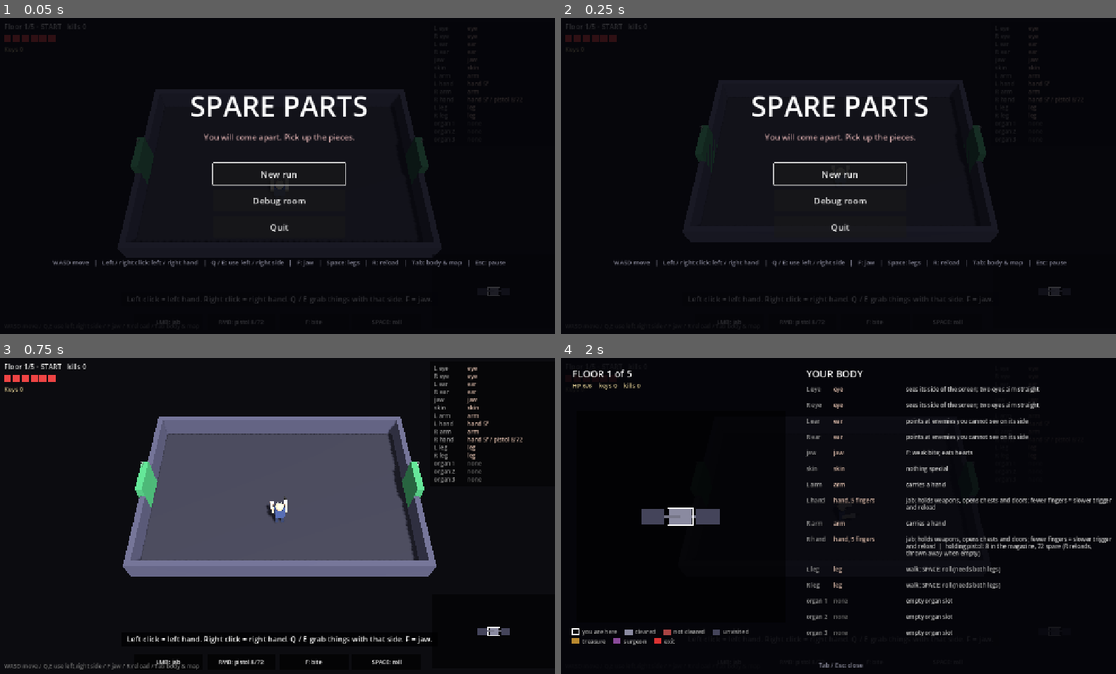
Above: before the commit, frames 1-4 (two rows, left to right).
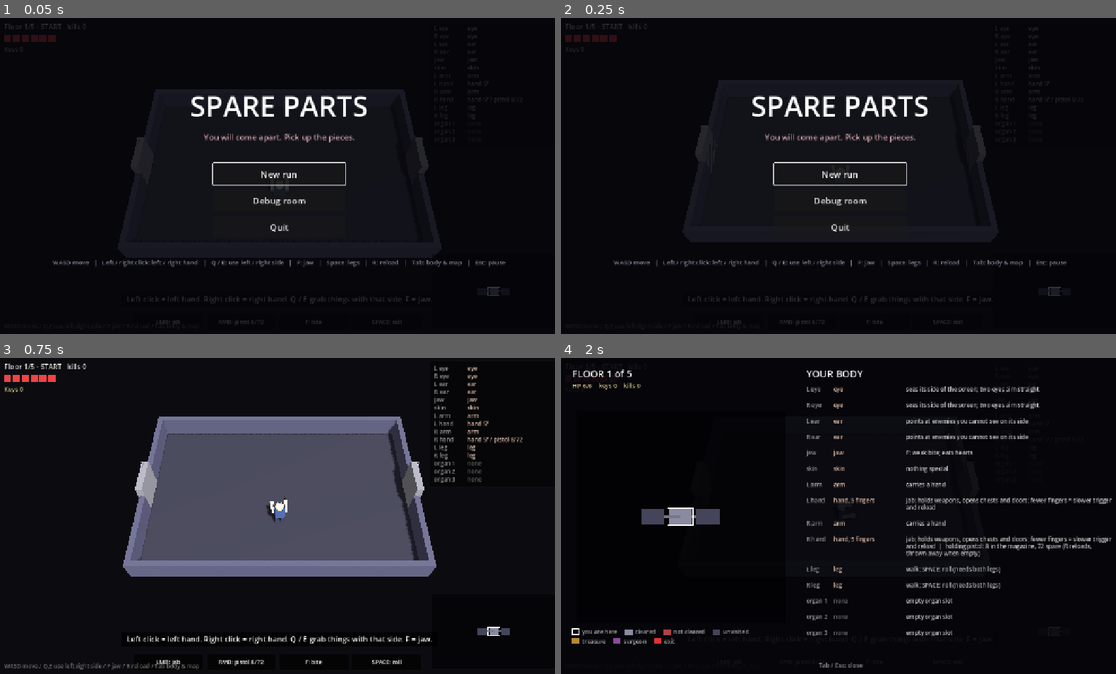
Above: after the commit, the same moments.

Repository: tellmemoree/body-part
Game: Godot game, scene res://main.tscn
Two runs of this game, one before a commit and one after it. Both use one fixed random seed, a clock stepped at 60 frames per second and the inputs below.
Inputs (mouse positions are in pixels of both pictures, inside the frame that each line leads up to):
- Up to frame 1 (0.05 s): no input
- Up to frame 2 (0.25 s): no input
- Up to frame 3 (0.75 s): click "New run" at 0.5 s
- Up to frame 4 (2 s): tap Enter at 1.25 s; move the mouse to (966, 500) at 1.27 s; hold D from 1.28 s (still down); tap Tab at 1.35 s; click (966, 500) at 1.42 s; tap Space at 1.52 s

The runs differ from the first frame. In frame 3, 0.7% of the frame differs, in the area x 24-77%, y 32-48%; in frame 4, less than 0.1%.

Commit message:
Doors to unknown rooms are plain grey, colour follows the label
Co-Authored-By: Claude Fable 5.2 <noreply@anthropic.com>

Diff:
--- a/data.gd
+++ b/data.gd
@@ -193,4 +193,5 @@
 	"dark": "DARK - better loot",
 	"elite": "ELITE - big guy, big reward",
 }
+const DOOR_UNKNOWN := "707078"  # door to a room the player cannot identify yet ("?")
 const DOOR_COLOR := {"start": "55556a", "debug": "55556a", "exit": "dd3333", "fight": "3a8a5a", "treasure": "b9892f", "surgeon": "8a4a9a", "dark": "2a2a44", "elite": "aa5522"}
--- a/game.gd
+++ b/game.gd
@@ -909,10 +909,12 @@
 	next_floor()
 	say("Floor %d of %d." % [floor_n, FLOORS])
 
+# Whether the player can tell what a room is before entering: decides the door label and colour.
+func room_known(r: Dictionary) -> bool:
+	return r.visited or r.type in ["treasure", "surgeon", "exit", "start"] or has_type(["le", "re"], "keyhole")
+
 func room_label(r: Dictionary) -> String:
-	if r.visited or r.type in ["treasure", "surgeon", "exit", "start"] or has_type(["le", "re"], "keyhole"):
-		return D.ROOMS[r.type]
-	return "?"
+	return D.ROOMS[r.type] if room_known(r) else "?"
 
 # ---------------- loot ----------------
 func loot(x: float, z: float, rare := false) -> void:
@@ -2233,7 +2235,7 @@
 		var cs := 1.12 if c.flash > 0 else 1.0
 		c.m.scale = Vector3(cs, cs, cs)
 	for d in doors:
-		var col: String = D.DOOR_COLOR[d.to.type]
+		var col: String = D.DOOR_COLOR[d.to.type] if room_known(d.to) else D.DOOR_UNKNOWN
 		if not enemies.is_empty():
 			col = "661111"
 		elif room.opened.get(d.dir, false):
Not shown, changed: PLAN.md
